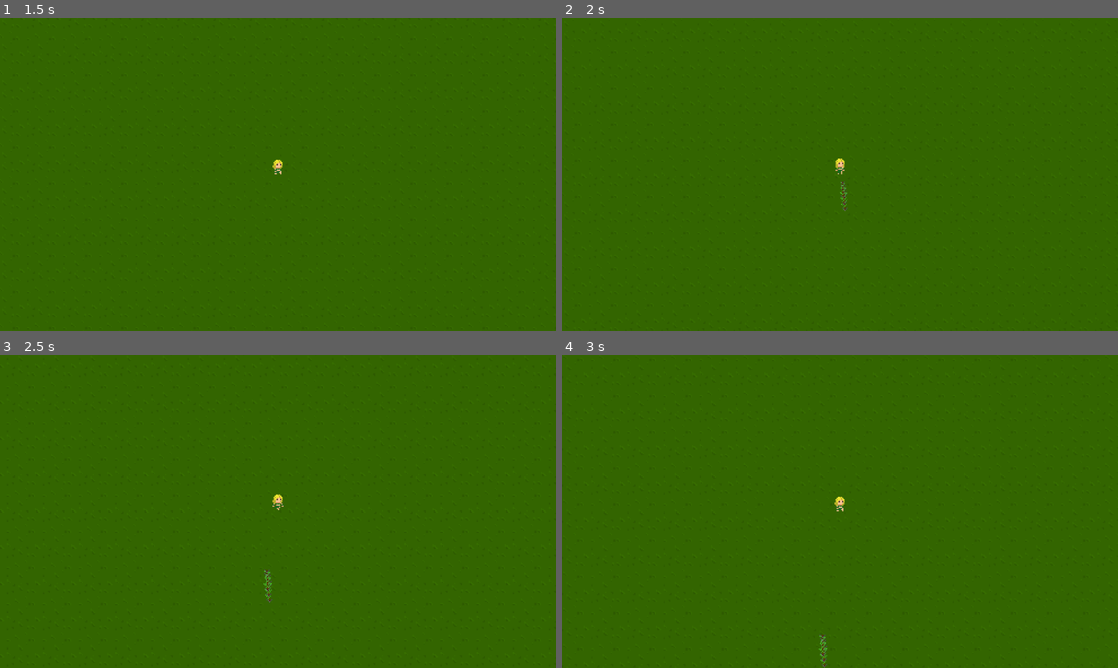
Above: before the commit, frames 1-4 (two rows, left to right).
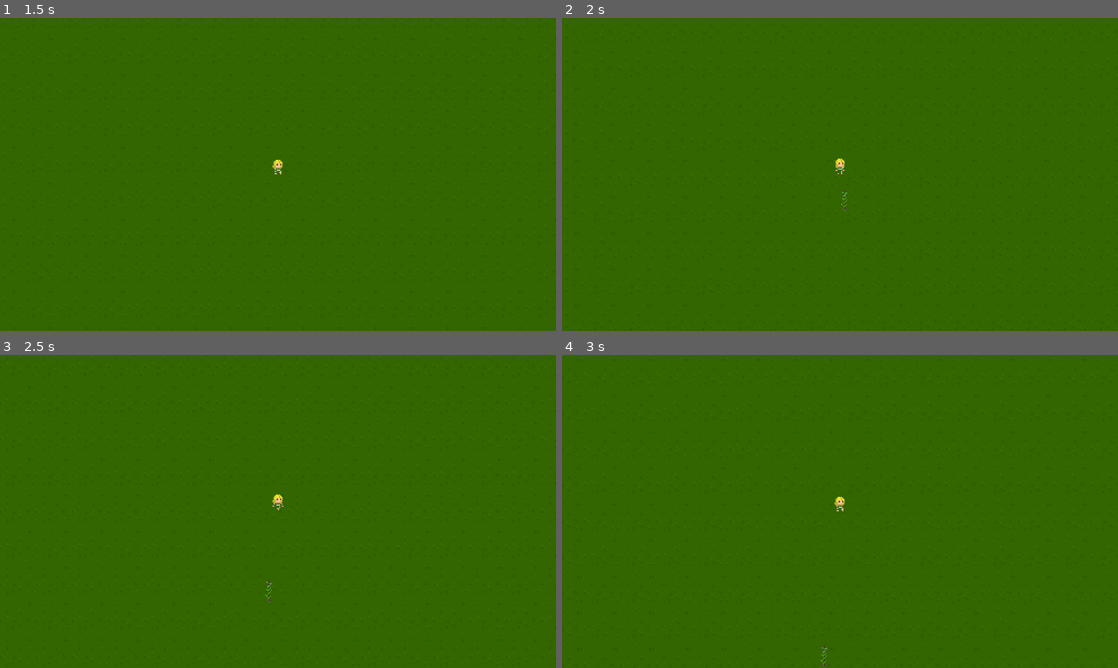
Above: after the commit, the same moments.

Repository: VlastaSeNemyje/VampiresClone
Game: Godot game, scene res://Scenes/world.tscn
Two runs of this game, one before a commit and one after it. Both use one fixed random seed, a clock stepped at 60 frames per second and the inputs below.
Inputs:
- Up to frame 1 (1.5 s): tap Enter at 0.5 s; hold D (right) 0.53-1.28 s; tap Space at 1.25 s; hold S (down) from 1.28 s (still down)
- Up to frame 2 (2 s): keep holding S (down)
- Up to frame 3 (2.5 s): release S (down) at 2.03 s; hold D (right) from 2.03 s (still down)
- Up to frame 4 (3 s): release D (right) at 2.78 s; hold W (up) from 2.78 s (still down)

Frame 1 is identical in both runs. In frame 2, less than 0.1% of the frame differs, in the area x 50-52%, y 52-60%; in frame 3, less than 0.1%; in frame 4, less than 0.1%, in the area x 46-48%, y 89-98%.

Commit message:
add death, knockback

Diff:
--- a/vampires-clone/Scenes/Attacks/arrow_attack.gd
+++ b/vampires-clone/Scenes/Attacks/arrow_attack.gd
@@ -4,13 +4,15 @@
 var hp = 1
 var speed = 100
 var damage = 5
-var knock_amount = 100
+var knockback_amount = 100
 var attack_size = 1.0
 
 var target = Vector2.ZERO
 var angle = Vector2.ZERO
 
 @onready var player = get_tree().get_first_node_in_group("player")
+
+signal remove_from_array(object)
 
 func _ready():
 	angle = global_position.direction_to(target)
@@ -20,7 +22,7 @@
 			hp = 1
 			speed = 100
 			damage = 5
-			knock_amount = 100
+			knockback_amount = 100
 			attack_size = 1.0
 
 	var tween = create_tween()
@@ -33,7 +35,9 @@
 func enemy_hit(charge = 1):
 	hp -= charge
 	if hp <= 0:
+		emit_signal("remove_from_array", self)
 		queue_free()
 
 func _on_timer_timeout():
+	emit_signal("remove_from_array", self)
 	queue_free()
--- /dev/null
+++ b/vampires-clone/Scenes/Enemy/death.gd
@@ -0,0 +1,6 @@
+extends AnimatedSprite2D
+
+
+# Called when the node enters the scene tree for the first time.
+func _ready():
+	$AnimatableSprite2D.play("death")
--- /dev/null
+++ b/vampires-clone/Scenes/Enemy/death.tscn
@@ -0,0 +1,76 @@
+[gd_scene format=3 uid="uid://cjp02yiwpu1s5"]
+
+[ext_resource type="Texture2D" uid="uid://cy133liey0vjo" path="res://Textures/Sprites/VFX/MiniFPProjectiles.png" id="1_rytvw"]
+[ext_resource type="Script" uid="uid://ckwbs006geh81" path="res://Scenes/Enemy/death.gd" id="2_mkry7"]
+
+[sub_resource type="AtlasTexture" id="AtlasTexture_mkry7"]
+atlas = ExtResource("1_rytvw")
+region = Rect2(0, 96, 32, 32)
+
+[sub_resource type="AtlasTexture" id="AtlasTexture_8ok80"]
+atlas = ExtResource("1_rytvw")
+region = Rect2(32, 96, 32, 32)
+
+[sub_resource type="AtlasTexture" id="AtlasTexture_cj3g3"]
+atlas = ExtResource("1_rytvw")
+region = Rect2(64, 96, 32, 32)
+
+[sub_resource type="AtlasTexture" id="AtlasTexture_wynqs"]
+atlas = ExtResource("1_rytvw")
+region = Rect2(96, 96, 32, 32)
+
+[sub_resource type="AtlasTexture" id="AtlasTexture_okt6x"]
+atlas = ExtResource("1_rytvw")
+region = Rect2(128, 96, 32, 32)
+
+[sub_resource type="AtlasTexture" id="AtlasTexture_ggatg"]
+atlas = ExtResource("1_rytvw")
+region = Rect2(160, 96, 32, 32)
+
+[sub_resource type="AtlasTexture" id="AtlasTexture_t0pgf"]
+atlas = ExtResource("1_rytvw")
+region = Rect2(192, 96, 32, 32)
+
+[sub_resource type="AtlasTexture" id="AtlasTexture_dexhw"]
+atlas = ExtResource("1_rytvw")
+region = Rect2(224, 96, 32, 32)
+
+[sub_resource type="SpriteFrames" id="SpriteFrames_ikot8"]
+animations = [{
+"frames": [{
+"duration": 1.0,
+"texture": SubResource("AtlasTexture_mkry7")
+}, {
+"duration": 1.0,
+"texture": SubResource("AtlasTexture_8ok80")
+}, {
+"duration": 1.0,
+"texture": SubResource("AtlasTexture_cj3g3")
+}, {
+"duration": 1.0,
+"texture": SubResource("AtlasTexture_wynqs")
+}, {
+"duration": 1.0,
+"texture": SubResource("AtlasTexture_okt6x")
+}, {
+"duration": 1.0,
+"texture": SubResource("AtlasTexture_ggatg")
+}, {
+"duration": 1.0,
+"texture": SubResource("AtlasTexture_t0pgf")
+}, {
+"duration": 1.0,
+"texture": SubResource("AtlasTexture_dexhw")
+}],
+"loop": true,
+"name": &"death",
+"speed": 10.0
+}]
+
+[node name="Death" type="AnimatedSprite2D" unique_id=539514802]
+sprite_frames = SubResource("SpriteFrames_ikot8")
+animation = &"death"
+autoplay = "death"
+script = ExtResource("2_mkry7")
+
+[node name="AudioStreamPlayer2D" type="AudioStreamPlayer2D" parent="." unique_id=1743582687]
--- a/vampires-clone/Scenes/enemy.tscn
+++ b/vampires-clone/Scenes/enemy.tscn
@@ -61,7 +61,6 @@
 collision_mask = 5
 script = ExtResource("1_1f0kj")
 movement_speed = 15
-hp = 5
 
 [node name="AnimatedSprite2D" type="AnimatedSprite2D" parent="." unique_id=1289113278]
 sprite_frames = SubResource("SpriteFrames_afpow")
@@ -78,6 +77,7 @@
 [node name="HurtBox" parent="." unique_id=1129910364 instance=ExtResource("3_afpow")]
 collision_layer = 4
 collision_mask = 4
+HurtBoxType = 1
 
 [node name="CollisionShape2D" parent="HurtBox" index="0" unique_id=486513834]
 visible = false
@@ -95,6 +95,8 @@
 position = Vector2(-0.5, -1)
 shape = SubResource("RectangleShape2D_0830c")
 
+[node name="snd_hit" type="AudioStreamPlayer2D" parent="." unique_id=1017698475]
+
 [connection signal="hurt" from="HurtBox" to="." method="_on_hurt_box_hurt"]
 
 [editable path="HurtBox"]
--- a/vampires-clone/Scripts/enemy.gd
+++ b/vampires-clone/Scripts/enemy.gd
@@ -2,13 +2,21 @@
 
 @export var movement_speed = 20
 @export var hp = 10
+@export var knockback_recovery = 3.5
+var knockback = Vector2.ZERO
+
 @onready var player = get_tree().get_first_node_in_group("player")
 @onready var animated_sprite_2d: AnimatedSprite2D = $AnimatedSprite2D
+@onready var snd_hit = $snd_hit
 
 
+signal remove_from_array(object)
+
 func _physics_process(_delta):
+	knockback = knockback.move_toward(Vector2.ZERO, knockback_recovery)
 	var direction = global_position.direction_to(player.global_position)
 	velocity = direction*movement_speed
+	velocity += knockback
 	move_and_slide()
 
 	if direction.x > 0.1:
@@ -18,7 +26,11 @@
 
 
 
-func _on_hurt_box_hurt(damage):
+func _on_hurt_box_hurt(damage, angle, knockback_amount):
 	hp -= damage
+	knockback = angle * knockback_amount
 	if hp <= 0:
+		emit_signal("remove_from_array", self)
 		queue_free()
+	else:
+		snd_hit.play()
--- a/vampires-clone/Scripts/player.gd
+++ b/vampires-clone/Scripts/player.gd
@@ -14,7 +14,7 @@
 
 #Arrow
 var arrow_ammo = 0
-var arrow_baseammo = 3
+var arrow_baseammo = 1
 var arrow_attackspeed = 1.5
 var arrow_level = 1
 
@@ -51,7 +51,7 @@
 		if ArrowTimer.is_stopped():
 			ArrowTimer.start()
 
-func _on_hurt_box_hurt(damage):
+func _on_hurt_box_hurt(damage, _angle, _knockback):
 	hp -= damage
 	print(hp)
 
--- a/vampires-clone/Utility/enemy_spawner.tscn
+++ b/vampires-clone/Utility/enemy_spawner.tscn
@@ -8,7 +8,7 @@
 script = ExtResource("2_5yyhq")
 time_end = 60
 enemy = ExtResource("3_nn1td")
-enemy_num = 1
+enemy_num = 10
 enemy_spawn_delay = 1
 metadata/_custom_type_script = "uid://diqfod1cd4yra"
 
--- a/vampires-clone/Utility/hurt_box.gd
+++ b/vampires-clone/Utility/hurt_box.gd
@@ -5,8 +5,10 @@
 @onready var collision = $CollisionShape2D
 @onready var disableTimer = $DisableTimer
 
-signal hurt(damage)
 
+signal hurt(damage, angle, knockback)
+
+var hit_once_array = []
 
 func _on_area_entered(area):
 	if area.is_in_group("attack"):
@@ -17,14 +19,32 @@
 					collision.call_deferred("set","disabled",true)
 					disableTimer.start()
 				1: #HitOnce
-					pass
+					if hit_once_array.has(area) == false:
+						hit_once_array.append(area)
+						if area.has_signal("remove_from_array"):
+							if not area.is_connected("remove_from_array", Callable(self, "remove_from_list")):
+								area.connect("remove_from_array", Callable(self, "remove_from_list"))
+					else:
+						return
 				2: #DisableHitBox
 					if area.has_method("tempdisable"):
 						area.tempdisable()
 			var damage = area.damage
-			emit_signal("hurt",damage)
+			var angle = Vector2.ZERO
+			var knockback = 1
+			if not area.get("angle") == null:
+				angle = area.angle
+			if not area.get("knockback_amount") == null:
+				knockback = area.knockback_amount
+
+			emit_signal("hurt",damage, angle, knockback)
 			if area.has_method("enemy_hit"):
 				area.enemy_hit(1)
 
-func _on_disable_timer_timeout() -> void:
-	collision.call_deferred("set","disable",false)
+func remove_from_list(object):
+	if hit_once_array.has(object):
+		hit_once_array.erase(object)
+
+
+func _on_disable_timer_timeout():
+	collision.call_deferred("set","disabled",false)
Not shown, added: vampires-clone/Scenes/Enemy/death.gd.uid
Renamed: vampires-clone/Resources/Miniprotectors/MiniFPProjectiles.png -> vampires-clone/Textures/Sprites/VFX/MiniFPProjectiles.png
Not shown, changed: vampires-clone/Textures/Sprites/VFX/MiniFPProjectiles.png.import
Not shown, changed: vampires-clone/Resources/Gerald.kra
